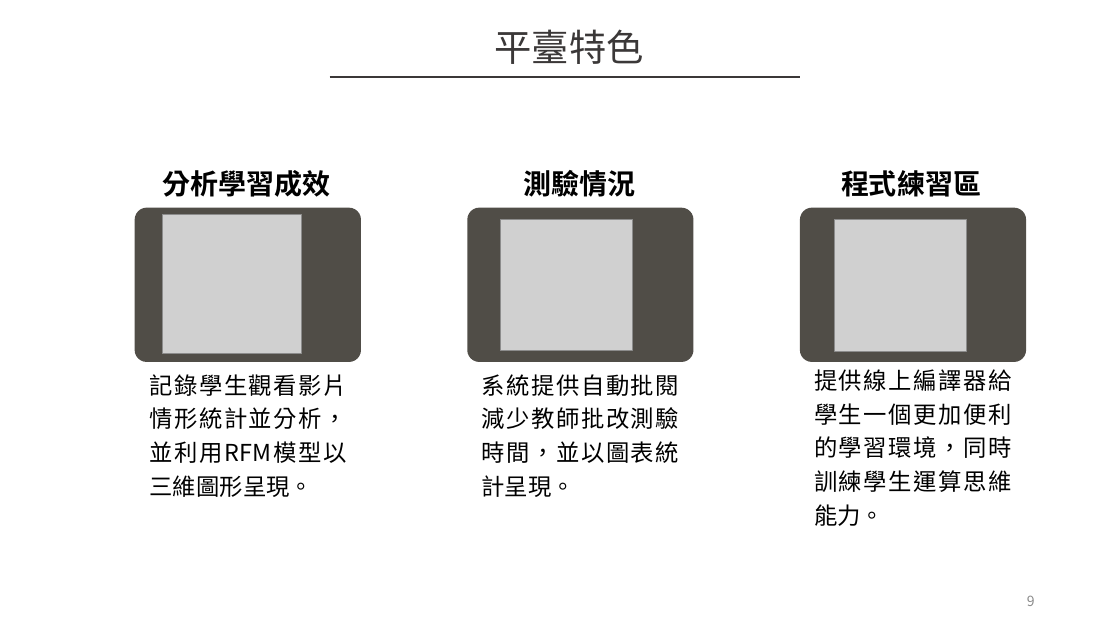
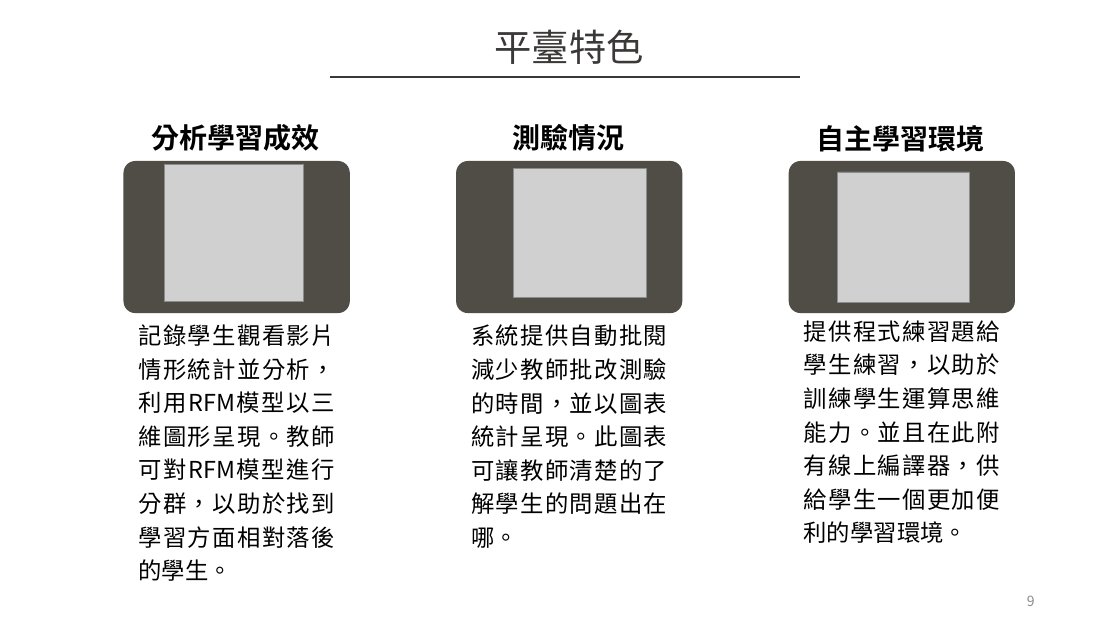
Before and after one commit to den19980107/nkust-online-study, a slide deck: slide 9 of i-Coding.pptx. Drawn at 1120x630 pixels with LibreOffice and Linux fonts; fonts in the diff are those of the drawing; grey boxes stand for pictures; background and template pictures are left out. Boxes give left, top, right and bottom in pixels: in the first picture for what was removed or moved away, otherwise in the second. Text is boxed around its words. In the diff, an @@ line names an element or a change of style, - is before the commit and + after.

```diff
--- a/i-Coding.pptx
+++ b/i-Coding.pptx
@@ text at (817, 125, 985, 152): text changed @@
-程式練習區
+自主學習環境
@@ 3 rounded rectangles, 2 texts: place and size @@
-3 rounded rectangles, 2 texts at (134, 170, 1026, 362)
+3 rounded rectangles, 2 texts at (124, 124, 1015, 313)
@@ picture: place and size @@
-picture at (162, 214, 302, 354)
+picture at (164, 165, 303, 302)
@@ picture: place and size @@
-picture at (501, 219, 633, 350)
+picture at (514, 169, 646, 298)
@@ picture: place and size @@
-picture at (835, 219, 967, 351)
+picture at (838, 172, 970, 302)
@@ text at (139, 324, 335, 581): text changed @@
-記錄學生觀看影片情形統計並分析，並利用RFM模型以三維圖形呈現。
+記錄學生觀看影片情形統計並分析，利用RFM模型以三維圖形呈現。教師可對RFM模型進行分群，以助於找到學習方面相對落後的學生。
@@ text at (471, 324, 667, 548): text changed @@
-系統提供自動批閱減少教師批改測驗時間，並以圖表統計呈現。
+系統提供自動批閱減少教師批改測驗的時間，並以圖表統計呈現。此圖表可讓教師清楚的了解學生的問題出在哪。
@@ text at (804, 320, 1000, 543): text changed @@
-提供線上編譯器給學生一個更加便利的學習環境，同時訓練學生運算思維能力。
+提供程式練習題給學生練習，以助於訓練學生運算思維能力。並且在此附有線上編譯器，供給學生一個更加便利的學習環境。
```
Also in this commit, not shown: 5 other slides changed, 1 slide added.
